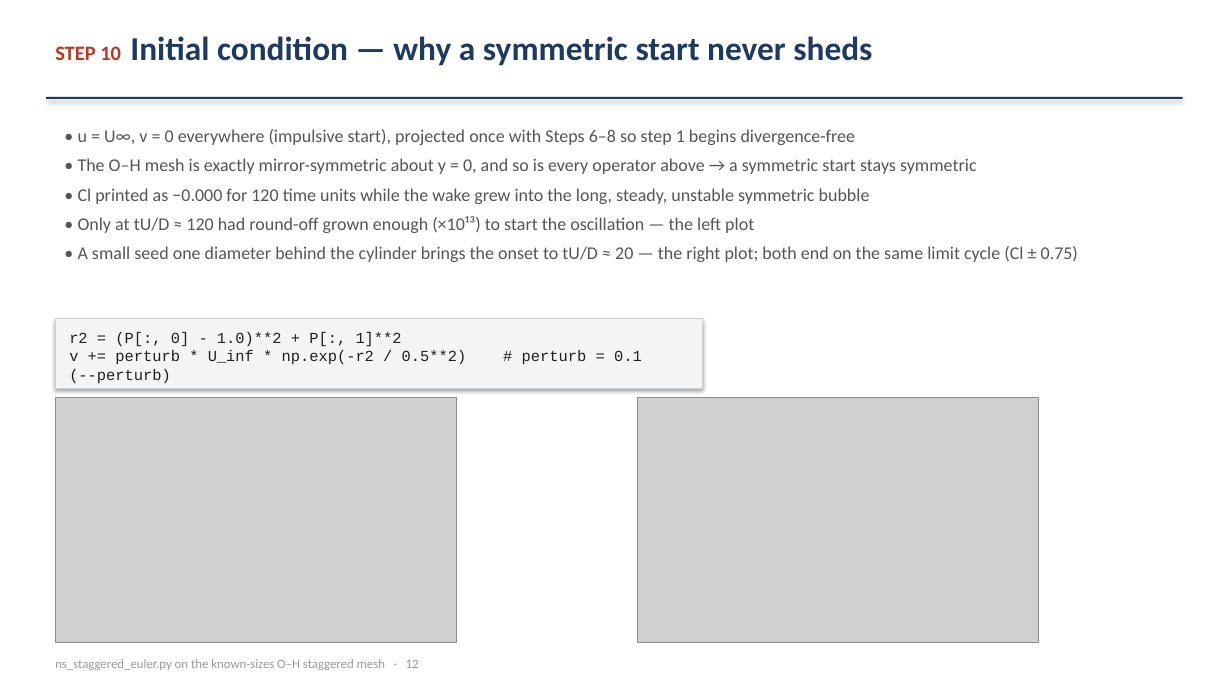
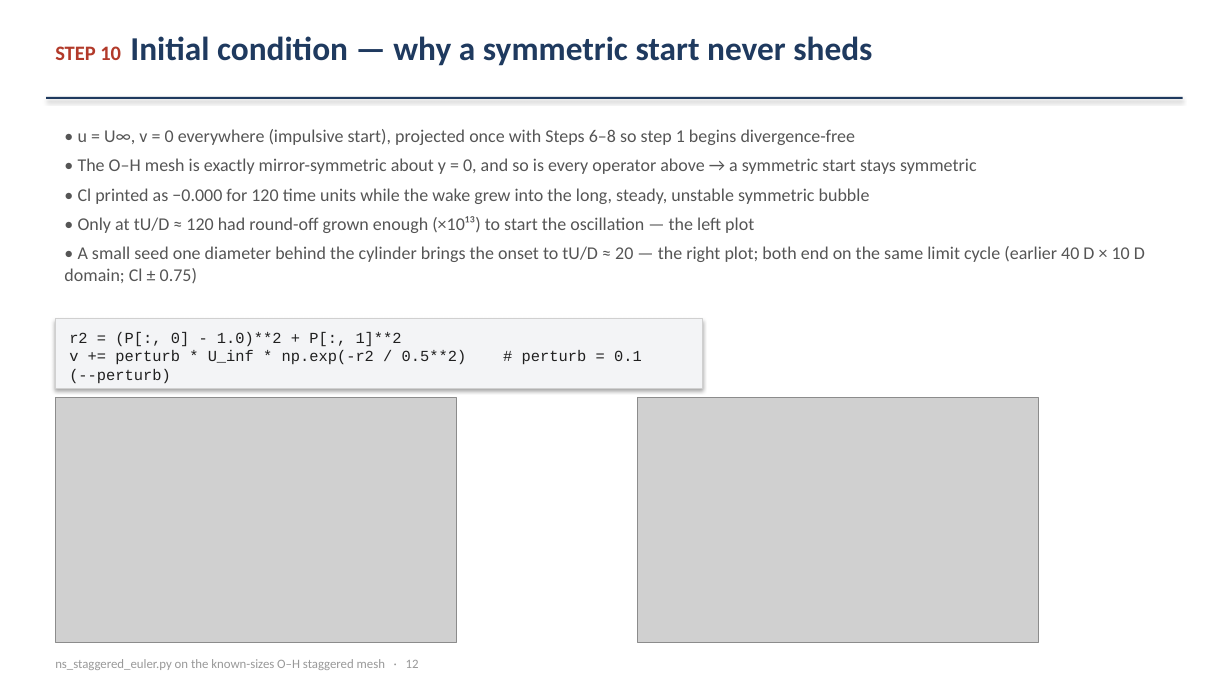
Before and after one commit to ichanwaheng/LES_working, a slide deck: slide 12 of cylinder_re150/demo/ns_staggered_12_steps.pptx. Drawn at 1232x693 pixels with LibreOffice and Linux fonts; fonts in the diff are those of the drawing; grey boxes stand for pictures. Boxes give left, top, right and bottom in pixels: in the first picture for what was removed or moved away, otherwise in the second. Text is boxed around its words. In the diff, an @@ line names an element or a change of style, - is before the commit and + after.

```diff
--- a/cylinder_re150/demo/ns_staggered_12_steps.pptx
+++ b/cylinder_re150/demo/ns_staggered_12_steps.pptx
@@ text at [64, 246, 1145, 283]: text changed @@
-• A small seed one diameter behind the cylinder brings the onset to tU/D ≈ 20 — the right plot; both end on the same limit cycle (Cl ± 0.75)
+• A small seed one diameter behind the cylinder brings the onset to tU/D ≈ 20 — the right plot; both end on the same limit cycle (earlier 40 D × 10 D domain; Cl ± 0.75)
```
Also in this commit, not shown: 6 other slides changed, 10 other files.
